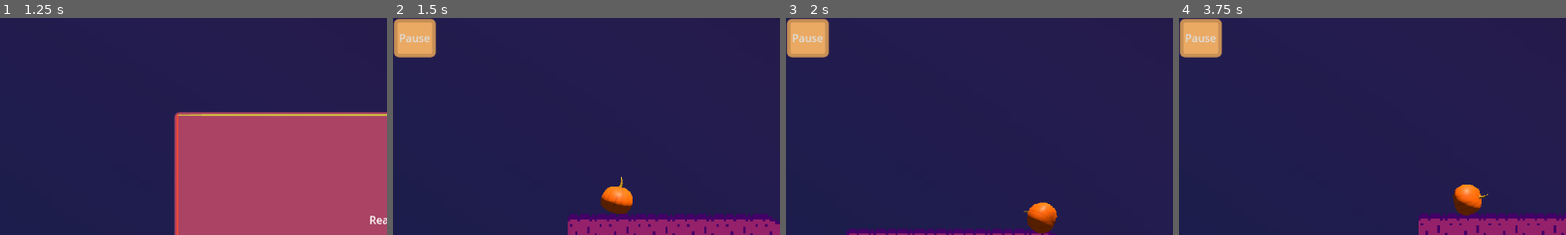
Above: before the commit, frames 1-4 (left to right).
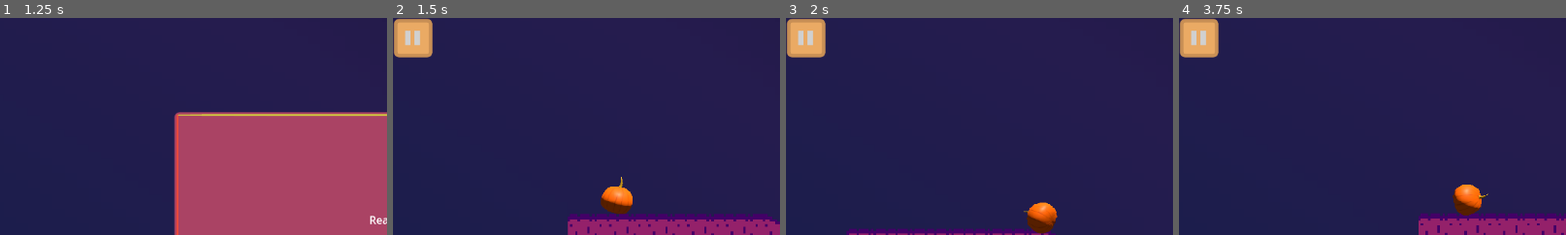
Above: after the commit, the same moments.

Repository: LettucePie/gwj-62-harvest
Game: Godot game, scene res://Play.tscn
The game is run twice, just before and just after one commit, with the same random seed, the same clock (stepped at 60 frames per second) and the same inputs.
Inputs (mouse positions are % of the whole screen's width and height, from its top left):
- Up to frame 1 (1.25 s): click "Play" at 0.5 s
- Up to frame 2 (1.5 s): click "GO!" at 1.25 s
- Up to frame 3 (2 s): no input
- Up to frame 4 (3.75 s): click (3, 5) at 2 s; click "Retry Level" at 2.75 s; click "GO!" at 3.5 s
The pictures show only the part of the screen within x 0-50%, y 0-50%; the shares and areas given below are measured in that part.

Frame 1 is identical in both runs. In frame 2, 0.6% of the frame differs, in the area x 1-12%, y 0-19%; in frame 3, 0.6%; in frame 4, 0.6%.

Commit message:
Updated controls

Diff:
--- a/gameplay/player_follow.gd
+++ b/gameplay/player_follow.gd
@@ -76,7 +76,7 @@
 				landing()
 			riding(delta)
 		elif get_parent() is Launch:
-			if Input.is_action_just_pressed("ui_down") and !slammed:
+			if Input.is_action_just_pressed("slam") and !slammed:
 				slam_down()
 			soaring(delta)
 
@@ -107,19 +107,19 @@
 		speed_modif *= 0.75
 	var revving = false
 	var braking = false
-	if Input.is_action_pressed("ui_up"):
+	if Input.is_action_pressed("accelerate"):
 		revving = true
 		if braking:
 			braking = false
 			emit_signal("speed_stage_shift", speed_stage)
 		speed_modif *= 2.0
-	if Input.is_action_pressed("ui_down"):
+	if Input.is_action_pressed("brake"):
 		speed_modif *= -0.5
 		revving = false
 		if !braking:
 			braking = true
 			emit_signal("brakes", braking)
-	elif Input.is_action_just_released("ui_down"):
+	elif Input.is_action_just_released("brake"):
 		braking = false
 		emit_signal("speed_stage_shift", speed_stage)
 	if braking:
--- a/menus/gui.gd
+++ b/menus/gui.gd
@@ -67,6 +67,8 @@
 func _process(delta):
 	if player != null and stage != null:
 		update_labels()
+	if playing and Input.is_action_just_pressed("pause"):
+		emit_signal("player_pause")
 
 
 func update_labels():
--- a/menus/gui.tscn
+++ b/menus/gui.tscn
@@ -8,6 +8,7 @@
 [ext_resource type="Texture2D" uid="uid://b7h8u24fqy2ny" path="res://art/ui/momentum_fill.png" id="2_sh3do"]
 [ext_resource type="Texture2D" uid="uid://dx6bgirlxq67j" path="res://art/ui/speedometer_color.png" id="2_wyucv"]
 [ext_resource type="Texture2D" uid="uid://hmgxfcyhhckg" path="res://art/ui/momentum_trim.png" id="3_ke33s"]
+[ext_resource type="Texture2D" uid="uid://dgkxjw7e125r5" path="res://art/ui/pause_icon_only.png" id="3_kfrrs"]
 
 [node name="gui" type="Control"]
 layout_mode = 3
@@ -24,7 +25,9 @@
 anchors_preset = -1
 anchor_right = 0.0520833
 anchor_bottom = 0.0925926
-text = "Pause"
+icon = ExtResource("3_kfrrs")
+icon_alignment = 1
+expand_icon = true
 metadata/_edit_use_anchors_ = true
 
 [node name="TextureRect" type="TextureRect" parent="."]
--- a/menus/help_menu.tscn
+++ b/menus/help_menu.tscn
@@ -1,8 +1,12 @@
-[gd_scene load_steps=4 format=3 uid="uid://cg2uer2c3ev7"]
+[gd_scene load_steps=6 format=3 uid="uid://cg2uer2c3ev7"]
 
 [ext_resource type="Theme" uid="uid://vi4vba5f6fdc" path="res://menus/pumpkin_style.tres" id="1_8dj0a"]
 [ext_resource type="Texture2D" uid="uid://4bj73p05vt7y" path="res://art/sprites/truck.png" id="1_fvvr5"]
 [ext_resource type="Script" path="res://menus/help_menu.gd" id="1_qnx55"]
+[ext_resource type="Texture2D" uid="uid://dkdy5jmaekynk" path="res://art/ui/close_icon_only.png" id="3_4f7vp"]
+
+[sub_resource type="LabelSettings" id="LabelSettings_ecye4"]
+font_size = 20
 
 [node name="help_menu" type="Control"]
 layout_mode = 3
@@ -42,19 +46,23 @@
 [node name="quit" type="Button" parent="Panel"]
 layout_mode = 1
 anchors_preset = -1
-anchor_left = 0.95
+anchor_left = 0.922
 anchor_right = 1.0
-anchor_bottom = 0.068
-offset_left = -0.100037
-offset_bottom = 0.127998
+anchor_bottom = 0.106
+offset_left = 0.203979
+offset_bottom = -0.124004
 grow_horizontal = 0
-text = "X"
+icon = ExtResource("3_4f7vp")
+icon_alignment = 1
+expand_icon = true
 
 [node name="VBoxContainer" type="VBoxContainer" parent="Panel"]
 layout_mode = 1
-anchors_preset = 15
-anchor_right = 1.0
-anchor_bottom = 1.0
+anchors_preset = -1
+anchor_left = 0.05
+anchor_top = 0.05
+anchor_right = 0.95
+anchor_bottom = 0.95
 grow_horizontal = 2
 grow_vertical = 2
 mouse_filter = 2
@@ -64,6 +72,7 @@
 size_flags_vertical = 7
 size_flags_stretch_ratio = 0.6
 text = "How To Bop it and Twist it"
+label_settings = SubResource("LabelSettings_ecye4")
 horizontal_alignment = 1
 vertical_alignment = 1
 
--- a/project.godot
+++ b/project.godot
@@ -19,6 +19,58 @@
 
 theme/custom="res://menus/pumpkin_style.tres"
 
+[input]
+
+ui_up={
+"deadzone": 0.5,
+"events": [Object(InputEventKey,"resource_local_to_scene":false,"resource_name":"","device":0,"window_id":0,"alt_pressed":false,"shift_pressed":false,"ctrl_pressed":false,"meta_pressed":false,"pressed":false,"keycode":4194320,"physical_keycode":0,"key_label":0,"unicode":4194320,"echo":false,"script":null)
+, Object(InputEventJoypadButton,"resource_local_to_scene":false,"resource_name":"","device":0,"button_index":11,"pressure":0.0,"pressed":false,"script":null)
+, Object(InputEventKey,"resource_local_to_scene":false,"resource_name":"","device":-1,"window_id":0,"alt_pressed":false,"shift_pressed":false,"ctrl_pressed":false,"meta_pressed":false,"pressed":false,"keycode":0,"physical_keycode":87,"key_label":0,"unicode":119,"echo":false,"script":null)
+]
+}
+ui_down={
+"deadzone": 0.5,
+"events": [Object(InputEventKey,"resource_local_to_scene":false,"resource_name":"","device":0,"window_id":0,"alt_pressed":false,"shift_pressed":false,"ctrl_pressed":false,"meta_pressed":false,"pressed":false,"keycode":4194322,"physical_keycode":0,"key_label":0,"unicode":4194322,"echo":false,"script":null)
+, Object(InputEventJoypadButton,"resource_local_to_scene":false,"resource_name":"","device":0,"button_index":12,"pressure":0.0,"pressed":false,"script":null)
+, Object(InputEventKey,"resource_local_to_scene":false,"resource_name":"","device":-1,"window_id":0,"alt_pressed":false,"shift_pressed":false,"ctrl_pressed":false,"meta_pressed":false,"pressed":false,"keycode":0,"physical_keycode":83,"key_label":0,"unicode":115,"echo":false,"script":null)
+]
+}
+accelerate={
+"deadzone": 0.5,
+"events": [Object(InputEventKey,"resource_local_to_scene":false,"resource_name":"","device":-1,"window_id":0,"alt_pressed":false,"shift_pressed":false,"ctrl_pressed":false,"meta_pressed":false,"pressed":false,"keycode":0,"physical_keycode":87,"key_label":0,"unicode":119,"echo":false,"script":null)
+, Object(InputEventKey,"resource_local_to_scene":false,"resource_name":"","device":-1,"window_id":0,"alt_pressed":false,"shift_pressed":false,"ctrl_pressed":false,"meta_pressed":false,"pressed":false,"keycode":0,"physical_keycode":4194320,"key_label":0,"unicode":0,"echo":false,"script":null)
+, Object(InputEventJoypadButton,"resource_local_to_scene":false,"resource_name":"","device":-1,"button_index":0,"pressure":0.0,"pressed":false,"script":null)
+, Object(InputEventJoypadMotion,"resource_local_to_scene":false,"resource_name":"","device":-1,"axis":1,"axis_value":-1.0,"script":null)
+, Object(InputEventJoypadButton,"resource_local_to_scene":false,"resource_name":"","device":-1,"button_index":11,"pressure":0.0,"pressed":false,"script":null)
+]
+}
+brake={
+"deadzone": 0.5,
+"events": [Object(InputEventKey,"resource_local_to_scene":false,"resource_name":"","device":-1,"window_id":0,"alt_pressed":false,"shift_pressed":false,"ctrl_pressed":false,"meta_pressed":false,"pressed":false,"keycode":0,"physical_keycode":83,"key_label":0,"unicode":115,"echo":false,"script":null)
+, Object(InputEventKey,"resource_local_to_scene":false,"resource_name":"","device":-1,"window_id":0,"alt_pressed":false,"shift_pressed":false,"ctrl_pressed":false,"meta_pressed":false,"pressed":false,"keycode":0,"physical_keycode":4194322,"key_label":0,"unicode":0,"echo":false,"script":null)
+, Object(InputEventJoypadButton,"resource_local_to_scene":false,"resource_name":"","device":-1,"button_index":1,"pressure":0.0,"pressed":false,"script":null)
+, Object(InputEventJoypadMotion,"resource_local_to_scene":false,"resource_name":"","device":-1,"axis":1,"axis_value":1.0,"script":null)
+, Object(InputEventJoypadButton,"resource_local_to_scene":false,"resource_name":"","device":-1,"button_index":12,"pressure":0.0,"pressed":false,"script":null)
+]
+}
+slam={
+"deadzone": 0.5,
+"events": [Object(InputEventKey,"resource_local_to_scene":false,"resource_name":"","device":-1,"window_id":0,"alt_pressed":false,"shift_pressed":false,"ctrl_pressed":false,"meta_pressed":false,"pressed":false,"keycode":0,"physical_keycode":83,"key_label":0,"unicode":115,"echo":false,"script":null)
+, Object(InputEventKey,"resource_local_to_scene":false,"resource_name":"","device":-1,"window_id":0,"alt_pressed":false,"shift_pressed":false,"ctrl_pressed":false,"meta_pressed":false,"pressed":false,"keycode":0,"physical_keycode":32,"key_label":0,"unicode":32,"echo":false,"script":null)
+, Object(InputEventKey,"resource_local_to_scene":false,"resource_name":"","device":-1,"window_id":0,"alt_pressed":false,"shift_pressed":false,"ctrl_pressed":false,"meta_pressed":false,"pressed":false,"keycode":0,"physical_keycode":4194322,"key_label":0,"unicode":0,"echo":false,"script":null)
+, Object(InputEventJoypadButton,"resource_local_to_scene":false,"resource_name":"","device":-1,"button_index":1,"pressure":0.0,"pressed":false,"script":null)
+, Object(InputEventJoypadMotion,"resource_local_to_scene":false,"resource_name":"","device":-1,"axis":1,"axis_value":1.0,"script":null)
+, Object(InputEventJoypadButton,"resource_local_to_scene":false,"resource_name":"","device":-1,"button_index":12,"pressure":0.0,"pressed":false,"script":null)
+]
+}
+pause={
+"deadzone": 0.5,
+"events": [Object(InputEventKey,"resource_local_to_scene":false,"resource_name":"","device":-1,"window_id":0,"alt_pressed":false,"shift_pressed":false,"ctrl_pressed":false,"meta_pressed":false,"pressed":false,"keycode":0,"physical_keycode":4194305,"key_label":0,"unicode":0,"echo":false,"script":null)
+, Object(InputEventJoypadButton,"resource_local_to_scene":false,"resource_name":"","device":-1,"button_index":6,"pressure":0.0,"pressed":false,"script":null)
+, Object(InputEventJoypadButton,"resource_local_to_scene":false,"resource_name":"","device":-1,"button_index":5,"pressure":0.0,"pressed":false,"script":null)
+]
+}
+
 [rendering]
 
 textures/canvas_textures/default_texture_filter=0
Binary file added: art/ui/close_button.png
Not shown, added: art/ui/close_button.png.import
Binary file added: art/ui/close_icon_only.png
Not shown, added: art/ui/close_icon_only.png.import
Not shown: 1 places in menus/gui.tscn that only renumber resources
Not shown, changed: art/ui/button_styles.kra
Not shown, changed: art/ui/button_styles.kra~
